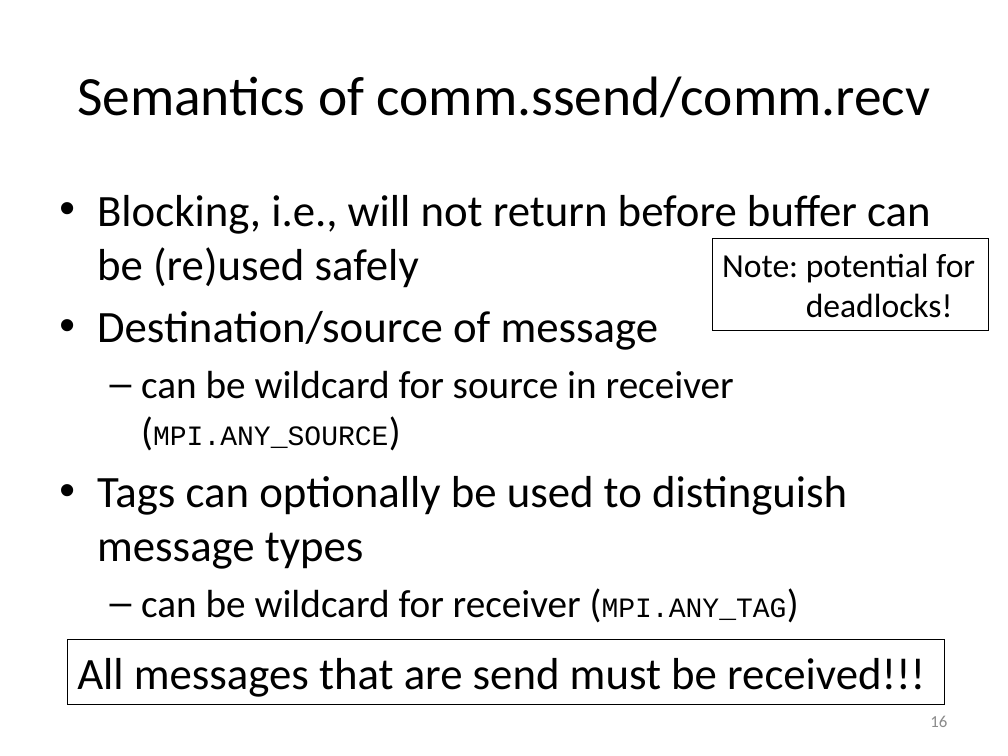
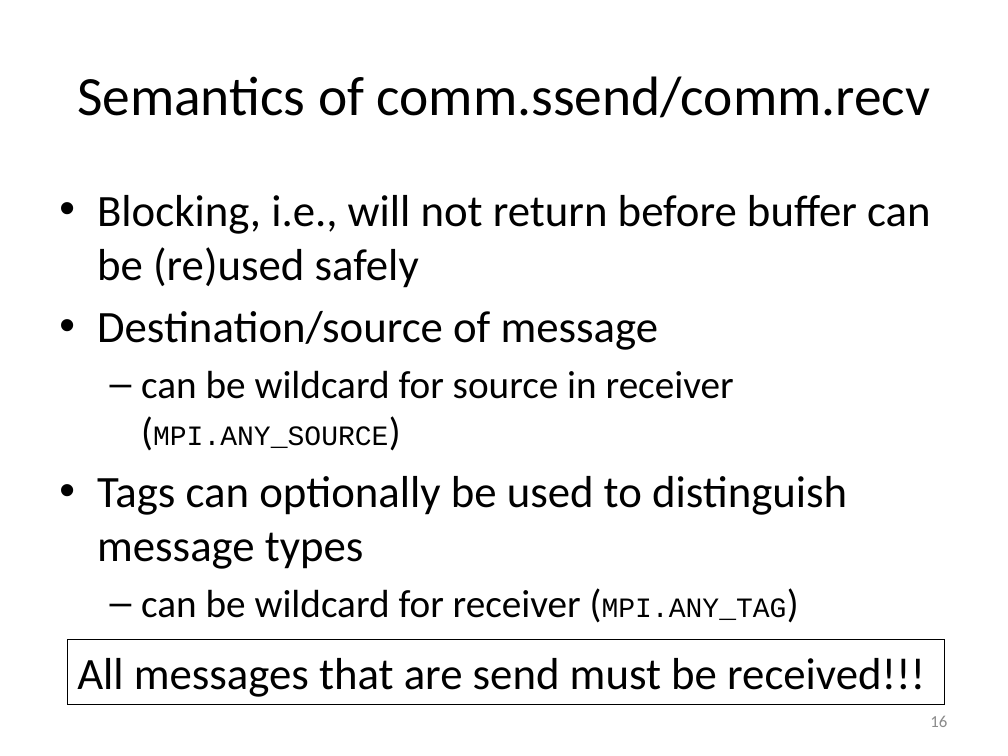
Before and after one commit to gjbex/training-material, a slide deck: slide 16 of Python/Mpi4py/mpi4py.pptx. Drawn at 1008x756 pixels with LibreOffice and Linux fonts; fonts in the diff are those of the drawing. Boxes give left, top, right and bottom in pixels: in the first picture for what was removed or moved away, otherwise in the second. Text is boxed around its words. In the diff, an @@ line names an element or a change of style, - is before the commit and + after.

```diff
--- a/Python/Mpi4py/mpi4py.pptx
+++ b/Python/Mpi4py/mpi4py.pptx
@@ rectangle removed at [713, 239, 989, 331] @@
-Note: potential for
-deadlocks!
```
Also in this commit, not shown: 6 other slides changed, 6 slides added, 2 slides removed.
